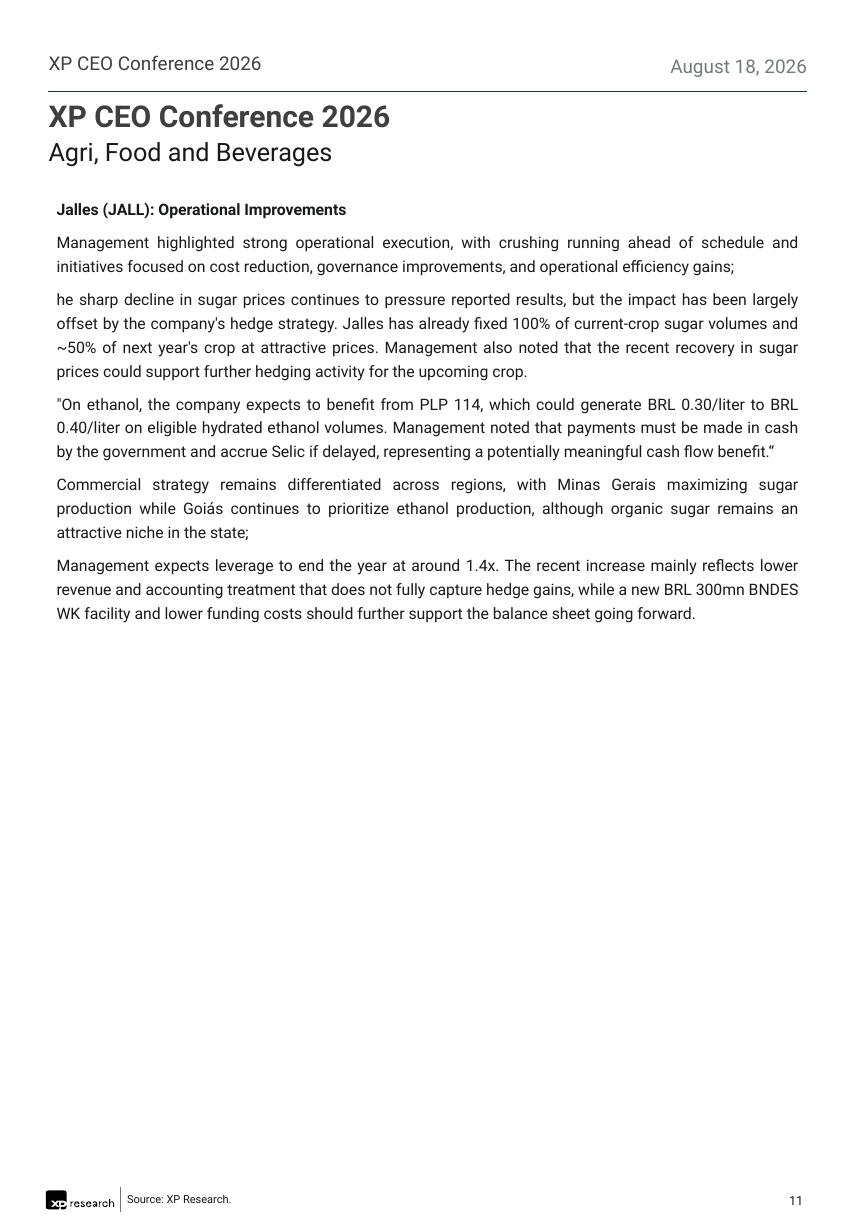
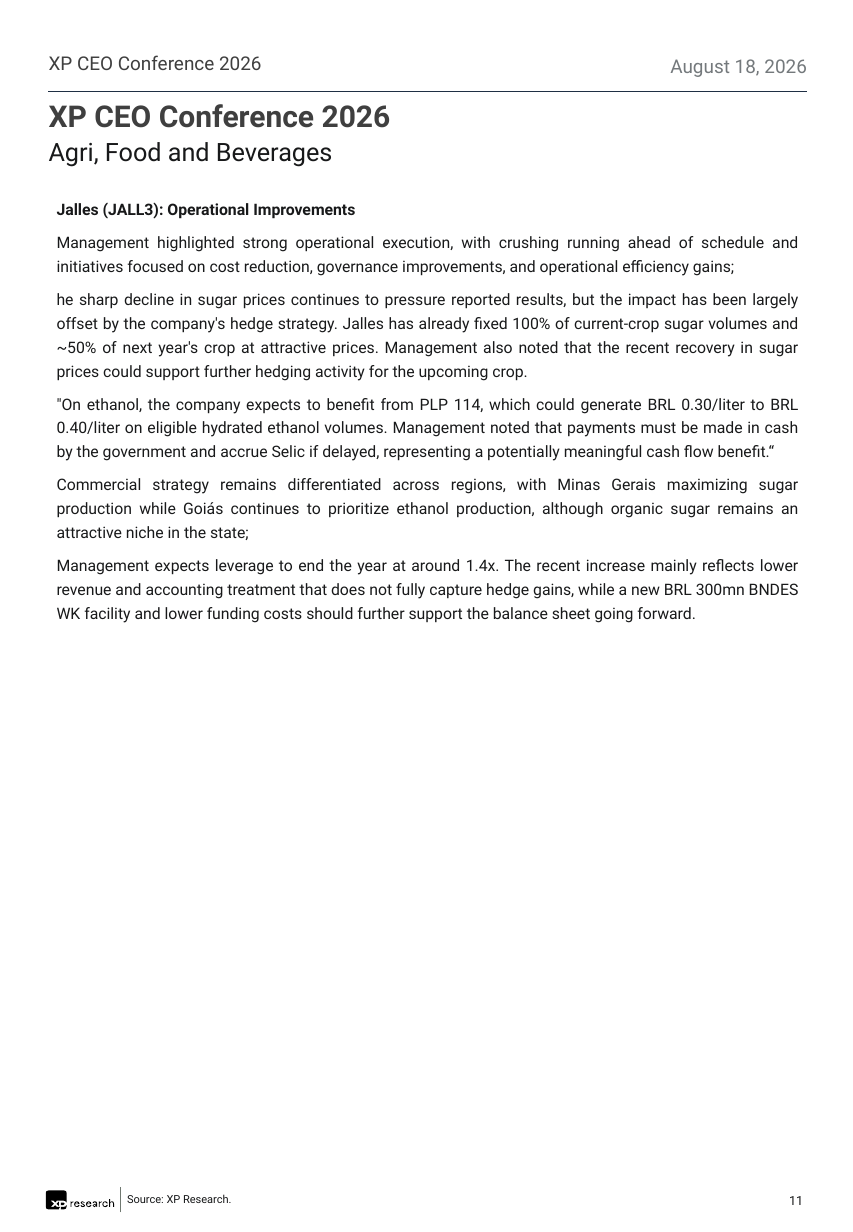
Before and after one commit to CaioLSouza/datasets, a slide deck: slide 11 of ceo_conference_2026/Feedback XP CEO Conference 2026.pptx. Drawn at 853x1232 pixels with LibreOffice and Linux fonts; fonts in the diff are those of the drawing. Boxes give left, top, right and bottom in pixels: in the first picture for what was removed or moved away, otherwise in the second. Text is boxed around its words. In the diff, an @@ line names an element or a change of style, - is before the commit and + after.

```diff
--- a/ceo_conference_2026/Feedback XP CEO Conference 2026.pptx
+++ b/ceo_conference_2026/Feedback XP CEO Conference 2026.pptx
@@ text at [57, 202, 355, 219]: text changed @@
-Jalles (JALL): Operational Improvements
+Jalles (JALL3): Operational Improvements
```
Also in this commit, not shown: 16 other slides changed.
